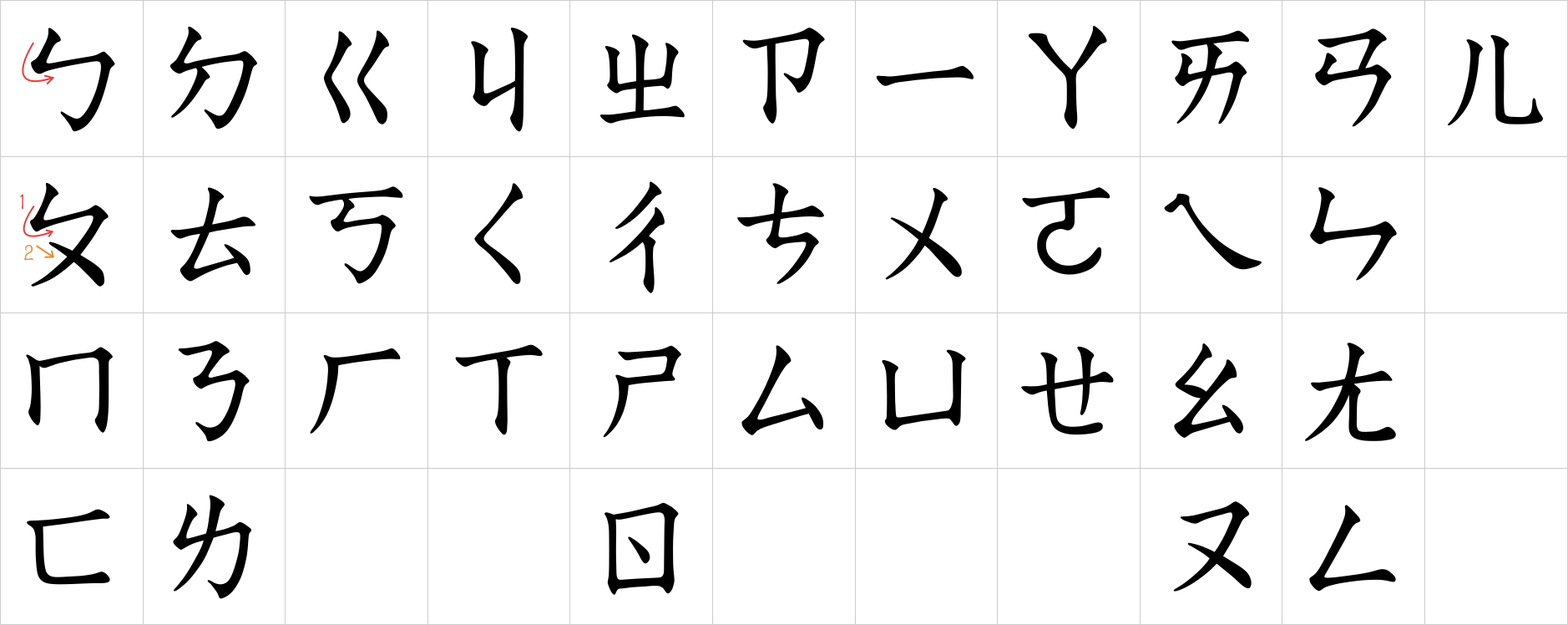
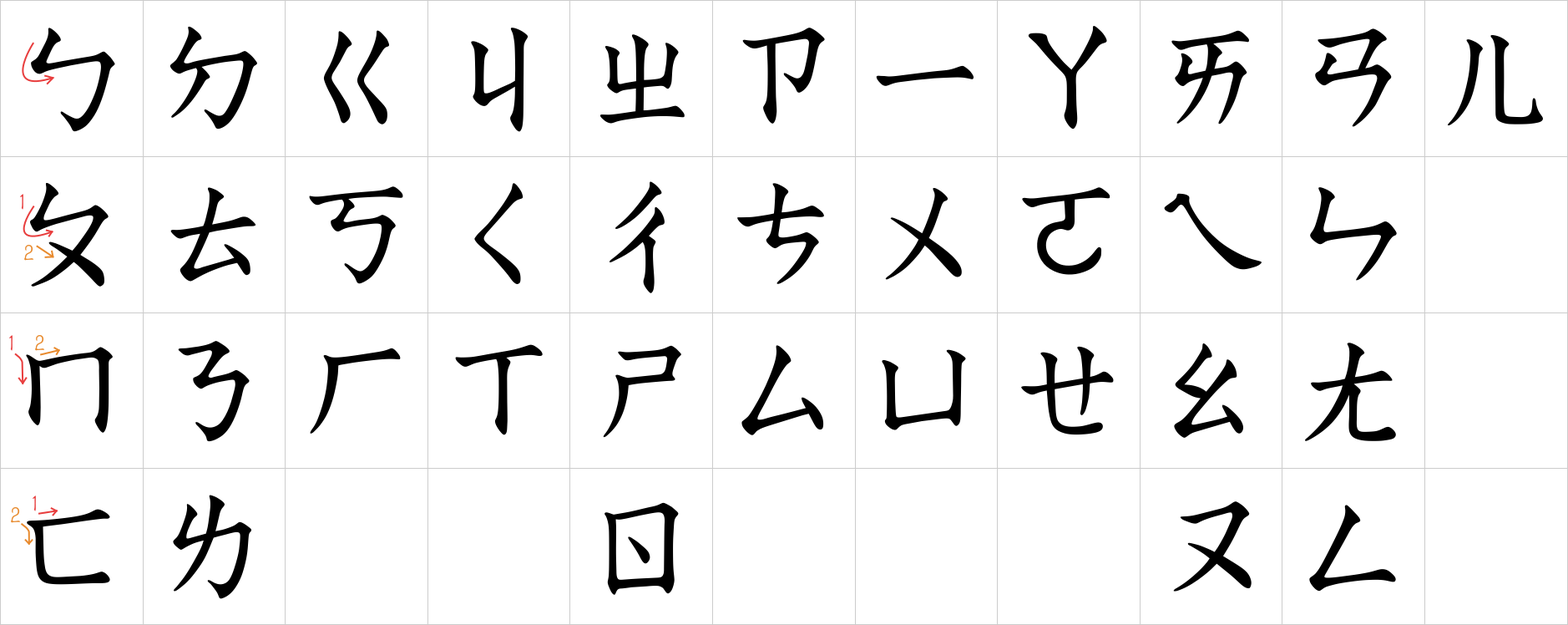
Comparing the layer stacks of the two 1568×625 images. Changes:
added layer "m1" above "m2" over [9, 334, 13, 351]
added layer "m2" above "p2" over [35, 334, 46, 351]
added layer "f1" above "f2" over [32, 495, 36, 511]
added layer "f2" above "筆畫" over [10, 506, 21, 523]
renamed "圖層" to "筆畫", painted on it over [14, 334, 61, 385]
renamed "剪貼簿" to "底板", painted on it over [9, 334, 61, 545]
